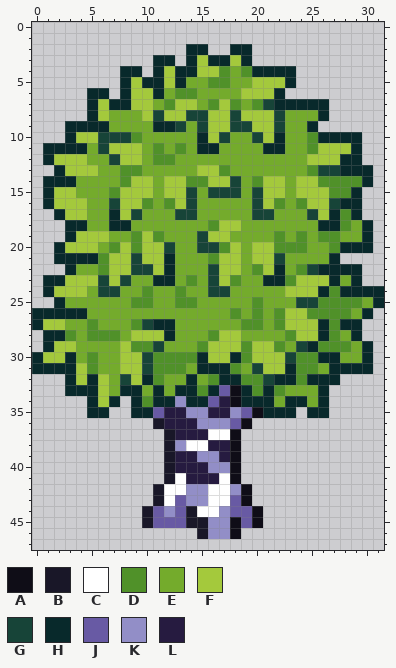
File history of a pixel-art sprite, assets/terrain/arvores/arvore04.png. Above is the file before it was changed.
The file is 32x48 pixels.
Palette (. is transparent): A #0f0d17  B #191728  C #ffffff  D #509129  E #74ab2c  F #a4c93c  G #174438  H #08292b  J #685aa4  K #928ec7  L #261b40
Pixels before, first column x 0:
 2 ..............HH..HH............
 3 ...........HH.HFHHFH............
 4 ........HH.HFHHFFDEDHHHH........
 5 ........HFHHFHEEDDEEFFFH........
 6 .....HH.HFFHEDDEEEEFFFH.........
 7 .....HFHHFFEDFFEDFDEDGHHHHH.....
 8 .....HFEEEFGFFGGFFGFFFGEEEH.....
 9 ...HHHHEEEEHHGEGFFGGFFGEEH......
10 ...HFFGGGDEEEEEHFGEEGFHEEDHHHH..
11 .HHHHEGFFFEDEDEHHEEEEHHEEDFFFH..
12 .HFFFEEGFFEDDEEEEEEEEEEEEFFFHH..
13 ..HFFFEEDDEEEEEFFDEEEEEEEDGGHHH.
14 .HHHEEEEDFFEFFDDFFGEDFFEFFDDDDH.
15 .HFFEEEDFFFEFFGEGGGEGFFEFFFDDH..
16 .HFFFEEGFFDEDFGEEEEEGFDEDFFGHH..
17 ..HFFEEHFGEEEGGEEEEEGGEEEGFHDH..
18 ...HHEEHHEEEEEEEDFFEEEEEEEHHDEH.
19 ...HFFFEEDFDEEEGFFEEEEDEDEDDEEH.
20 ..HFFFEDFDFFGEEGGDFEFFDDDEEDHHH.
21 ..HHHHDFFGFFHEEEDFFEFFGEEEEH....
22 ...HEEDFFGGFHEEEGFFEDFHEDGHHHH..
23 .HHFFFGFGEEHHEDEGFDEEHHDFFFHEH..
24 .HFFFEGGEEDEEDEEGGEEEEEFFFHDHHHH
25 ..HEEEEEEDDEEDDEEEEEDEEEGGDDDDEH
26 HHHHHEEEEEEEEEEEEEDEDEDFFDDDDEH.
27 HFFEEDEEEDGHHEEEEEEDDEDFFFHDHH..
28 .HHDEDDDEFFFHEEEDFFEEEEDFFHDEH..
29 .HFFEEEEFDDGEEEDFFFDFFDEGHDDDEH.
30 HFFHEDEEFFGDDDDHFFHDFFFGDDHHEEH.
31 HHHHFDEEFFGDDDEHHHDEGFFHDDEHHHH.
32 ...HFHFEGFHDEEHEDHHDDGHHDHHH....
33 ...HHHFEHHEHEHHDHJAHDHDEEEH.....
34 .....HFH.HDHHKHHJLAHHHEHHEH.....
35 .....HH..HHJLLKKLLKJAHHH.HH.....
36 ...........BLLLKKKJA............
37 ............BLLLCCA.............
38 ............BKCCLLA.............
39 ............BLLKKLA.............
40 ............BLLLKKA.............
41 ............BCLLLCA.............
42 ...........BCCKKCCKA............
43 ...........BCJKKCCJA............
44 ..........BJKJBCCKJJA...........
45 ..........BJJJBBKKAJA...........
46 ...............BKKA.............
The result:
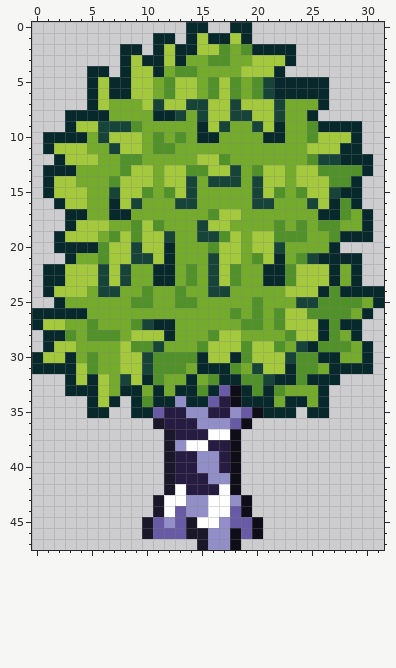
Diff:
y 0: x 14..15 .. -> HH; x 18..19 .. -> HH
y 1: x 11..12 .. -> HH; x 14..19 ...... -> HFHHFH
y 2: x 8..9 .. -> HH; x 11..13 ... -> HFH; x 15..23 H..HH.... -> FFDEDHHHH
y 3: x 8..10 ... -> HFH; x 12..23 H.HFHHFH.... -> FHEEDDEEFFFH
y 4: x 5..6 .. -> HH; x 9..10 H. -> FF; x 12..17 FHHFFD -> EDDEEE; x 19..21 DHH -> FFF; x 23 H -> .
y 5: x 5..7 ... -> HFH; x 10..14 HHFHE -> FEDFF; x 17..18 DE -> FD; x 20..22 FFF -> DGH; x 24..26 ... -> HHH
y 6: x 6..7 H. -> FH; x 11..14 HEDD -> EDFF; x 16..21 EEEFFF -> DFDEDG; x 23..26 .... -> HHHH
y 7: x 7..9 HHF -> EEE; x 11..12 ED -> GF; x 14..16 FED -> GGF; x 18..25 DEDGHHHH -> GFFFGEEE
y 8: x 3..4 .. -> HH; x 6 F -> H; x 10..14 FGFFG -> EHHGE; x 19 F -> G; x 25..26 EH -> H.
y 9: x 4..9 HHHEEE -> FFGGGD; x 11..13 HHG -> EEE; x 15 G -> H; x 17..20 FGGF -> GEEG; x 22 G -> H; x 25..29 H.... -> DHHHH
y 10: x 1..2 .. -> HH; x 4..5 FF -> HE; x 7..9 GGD -> FFF; x 11 E -> D; x 13 E -> D; x 16..17 FG -> HE; x 20..21 GF -> EH; x 26..28 HHH -> FFF
y 11: x 2..4 HHH -> FFF; x 6..7 GF -> EG; x 12..13 ED -> DE; x 15..16 HH -> EE; x 21..22 HH -> EE; x 25 D -> F; x 28 F -> H
y 12: x 1..2 HF -> .H; x 5 E -> F; x 7..9 GFF -> EDD; x 11..12 DD -> EE; x 15..17 EEE -> FFD; x 25..27 FFF -> DGG; x 30 . -> H
y 13: x 1 . -> H; x 3..5 FFF -> HEE; x 9..10 DE -> FF; x 12..15 EEEF -> FFDD; x 17..18 DE -> FG; x 20..22 EEE -> DFF; x 24..29 EDGGHH -> FFDDDD
y 14: x 2..3 HH -> FF; x 7..8 ED -> DF; x 14..17 DDFF -> GEGG; x 20 D -> G; x 26 D -> F; x 29..30 DH -> H.
y 15: x 4 E -> F; x 7 D -> G; x 10 F -> D; x 12 F -> D; x 16..18 GGG -> EEE; x 22 F -> D; x 24 F -> D; x 27..28 DD -> GH
y 16: x 1..2 HF -> .H; x 7 G -> H; x 9..10 FD -> GE; x 12..13 DF -> EG; x 21..22 FD -> GE; x 24..25 DF -> EG; x 27..28 GH -> HD
y 17: x 2..4 HFF -> .HH; x 8..9 FG -> HE; x 13..14 GG -> EE; x 16..18 EEE -> DFF; x 20..21 GG -> EE; x 25..26 GF -> EH; x 29..30 H. -> EH
y 18: x 4..11 HEEHHEEE -> FFFEEDFD; x 15..16 ED -> GF; x 18 F -> E; x 22 E -> D; x 24 E -> D; x 26..28 HHD -> DDE
y 19: x 2..3 .H -> HF; x 6..8 FEE -> EDF; x 11..12 DE -> FG; x 16..18 FFE -> GDF; x 20..21 EE -> FF; x 23 E -> D; x 26 D -> E; x 28..29 EE -> HH
y 20: x 3..7 FFFED -> HHHDF; x 9 D -> G; x 12 G -> H; x 15..17 GGD -> EDF; x 22..24 DDD -> GEE; x 27..30 DHHH -> H...
y 21: x 2 H -> .; x 4..5 HH -> EE; x 10 F -> G; x 16 D -> G; x 20 F -> D; x 22 G -> H; x 24..26 EEE -> DGH; x 28..29 .. -> HH
y 22: x 1..6 ..HEED -> HHFFFG; x 8..11 FGGF -> GEEH; x 14 E -> D; x 18 F -> D; x 20..21 DF -> EH; x 23..26 EDGH -> DFFF; x 28 H -> E
y 40: x 15 L -> K; x 17 K -> L
y 41: x 13 C -> L; x 16..17 LC -> KK
y 42: x 11..12 BC -> .B; x 14..16 KKC -> LLL; x 18..19 KA -> A.
y 43: x 13 J -> C; x 18 J -> K
y 44: x 10..12 BJK -> .BC; x 14..15 BC -> KK; x 17 K -> C; x 19..20 JA -> A.
y 45: x 12 J -> K; x 15..16 BK -> CC; x 18 A -> J
y 46: x 10..14 ..... -> BJJJB; x 19..20 .. -> JA
y 47: x 15..18 .... -> BKKA
Where, in picture pixels (left, top, right, bottom), the same in both pictures:
changed: (43, 22, 373, 275)
changed: (142, 462, 263, 550)
